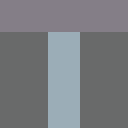
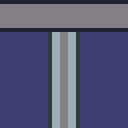
Layered file, before and after one edit (128×128). Changes by layer:
painted on "Cubicle" over box(0, 0, 128, 128)
